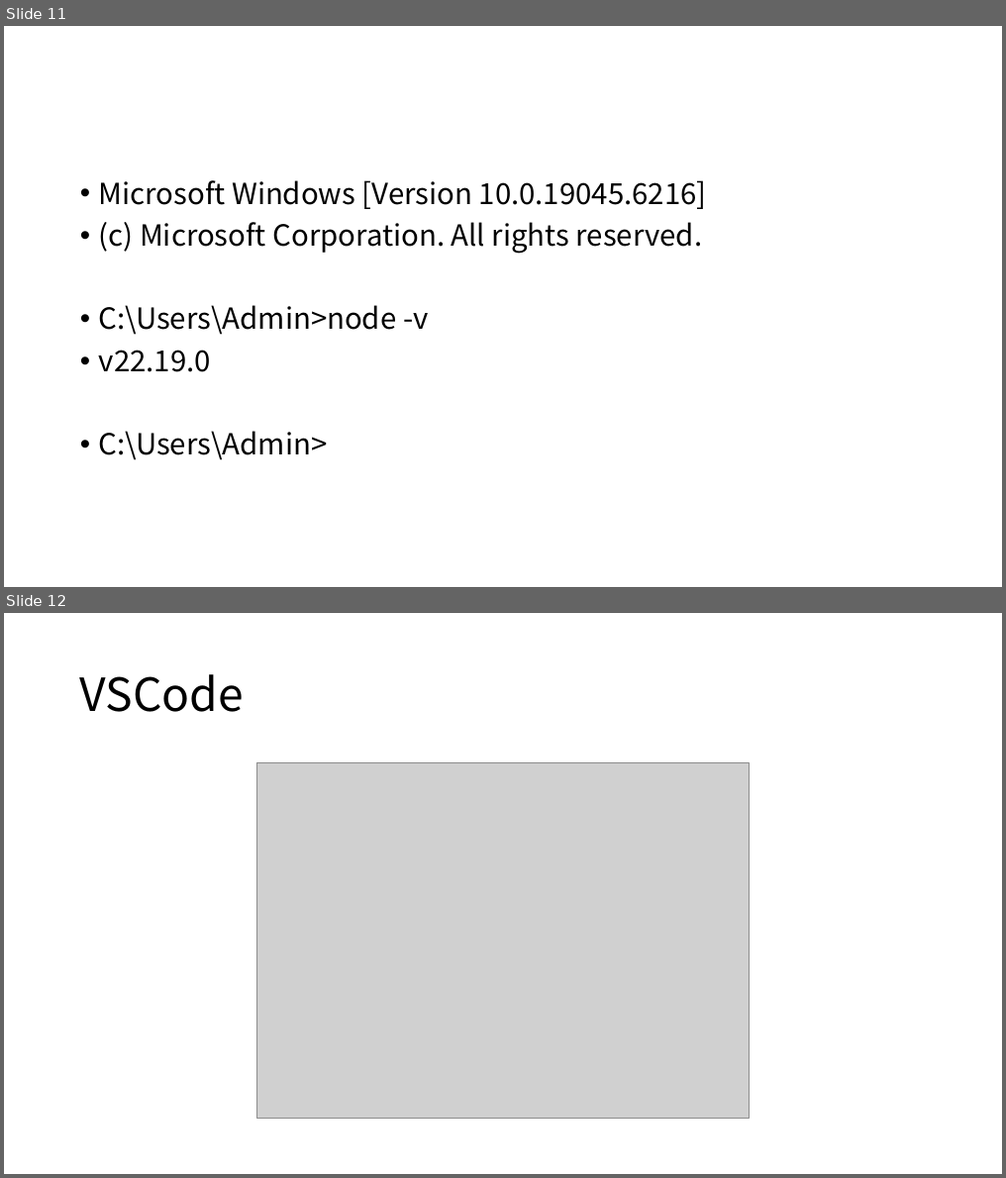
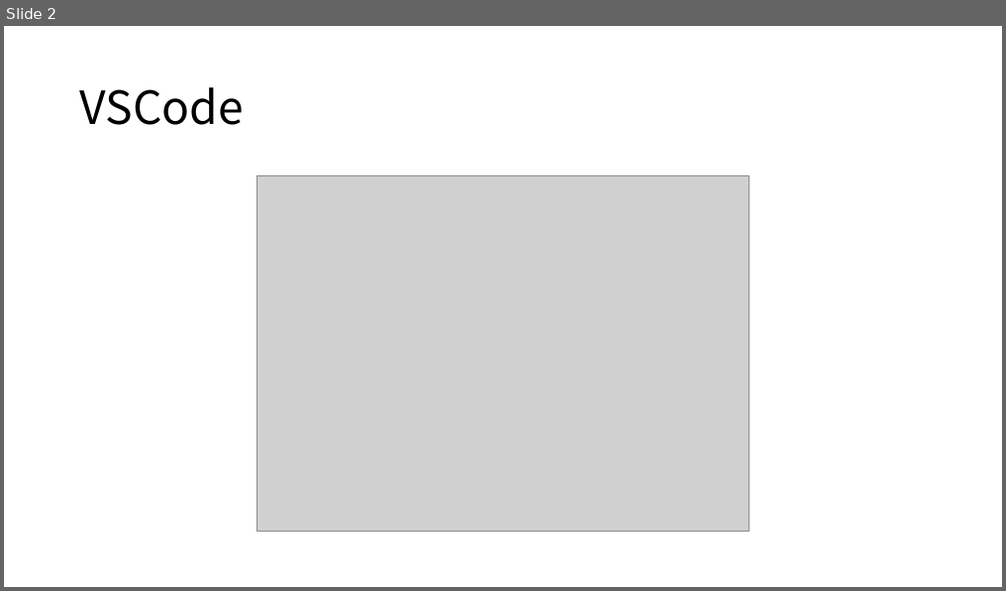
Before and after one commit to 92-seok/wooboWEB-NextJS-migration-, a slide deck: doc/개발환경_설치매뉴얼(VSCode).pptx. Shown one above the other, each under a label of ours: slides 11 and 12 before the commit, slide 2 after it. The pictures are 1006x1178 and 1006x591 pixels, drawn with LibreOffice and Linux fonts; fonts in the diff are those of the drawing; grey boxes stand for pictures. Boxes give left, top, right and bottom in pixels: in the first picture for what was removed or moved away, otherwise in the second. Text is boxed around its words. In the diff, an @@ line names an element or a change of style, - is before the commit and + after.

```diff
--- a/doc/개발환경_설치매뉴얼(VSCode).pptx
+++ b/doc/개발환경_설치매뉴얼(VSCode).pptx
@@ slide 11 removed at box(4, 26, 1002, 587), background #FFFFFF @@
@@ text removed at box(99, 180, 707, 461) @@
-• Microsoft Windows [Version 10.0.19045.6216]
-• (c) Microsoft Corporation. All rights reserved.
-• C:\Users\Admin>node -v
-• v22.19.0
-• C:\Users\Admin>
@@ what was slide 12 is now slide 2 @@
```
Also in this commit, not shown: 1 slide changed, 9 other slides removed, 5 other files.
